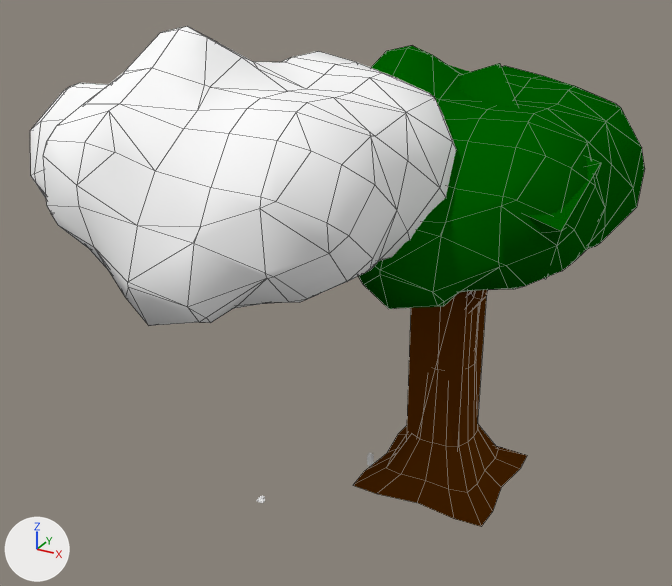
The Blender file WindGame/Assets/Blender/terrain.blend as it was, and as the next commit left it.
Camera for both pictures: a 50 mm camera at (14.1, -20.6, 18.2) aimed at (1.0, 3.2, 6.3). The axes (+X, +Y, +Z) are drawn at lower left. The lights are the same throughout. Mesh edges are drawn as thin lines on the coarser meshes.

In view in the first picture: 'Cloud', 'NewTree', 'Tree'.
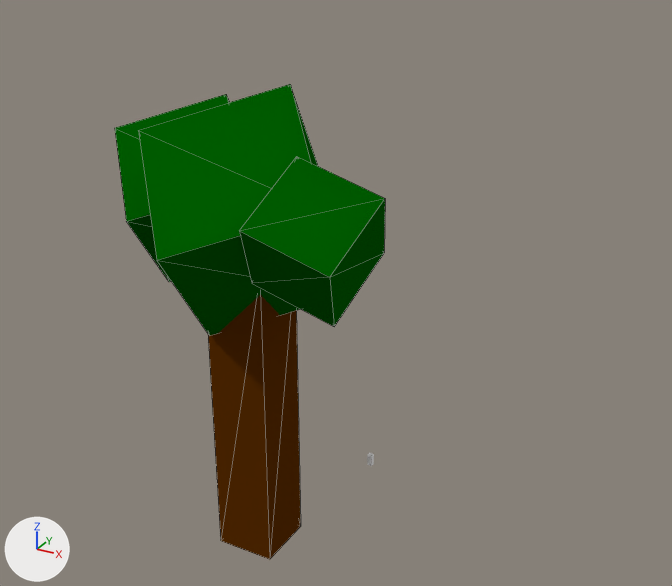
Commit message: WORK stupid tree

Where the newer file only moved an object's origin or applied its transform, the numbers keep the older frame.

Where the change shows, as pixel boxes [x1, y1, x2, y2] in the pictures (672 x 586 px):
'Cloud', hidden
    before: [30, 26, 456, 326]
'NewTree', mesh moved
    before: [406, 63, 601, 450]
    after: [115, 84, 385, 559]
'Tree', hidden (green)
    before: [353, 45, 645, 527]

Diff of the bpy script that builds the scene:
```diff
--- a/WindGame/Assets/Blender/terrain.blend.py
+++ b/WindGame/Assets/Blender/terrain.blend.py
@@ me_cube_010 @@
 me_cube_010.from_pydata(...)  # 32 vertices, 44 faces; spans x 3.8328..3.908, y 5.77..5.8304, z -0.0198..0.0922
 # used by ob_newtree; location = (-499.87, -748.42, 1.26); scale = (130.0, 130.0, 130.0)
+# me_cube_010 part 1: the whole mesh is moved by (-0.0298, -0.0446, 0.0)
 me_cube_010.materials.append(mat_trunkmat_001)
@@ ob_tree @@
 ob_tree.location = (3.96, 5.8, 0.01)
+ob_tree.hide_viewport = True
@@ ob_cloud @@
 ob_cloud.scale = (2.0, 2.0, 2.0)
+ob_cloud.hide_viewport = True
```
